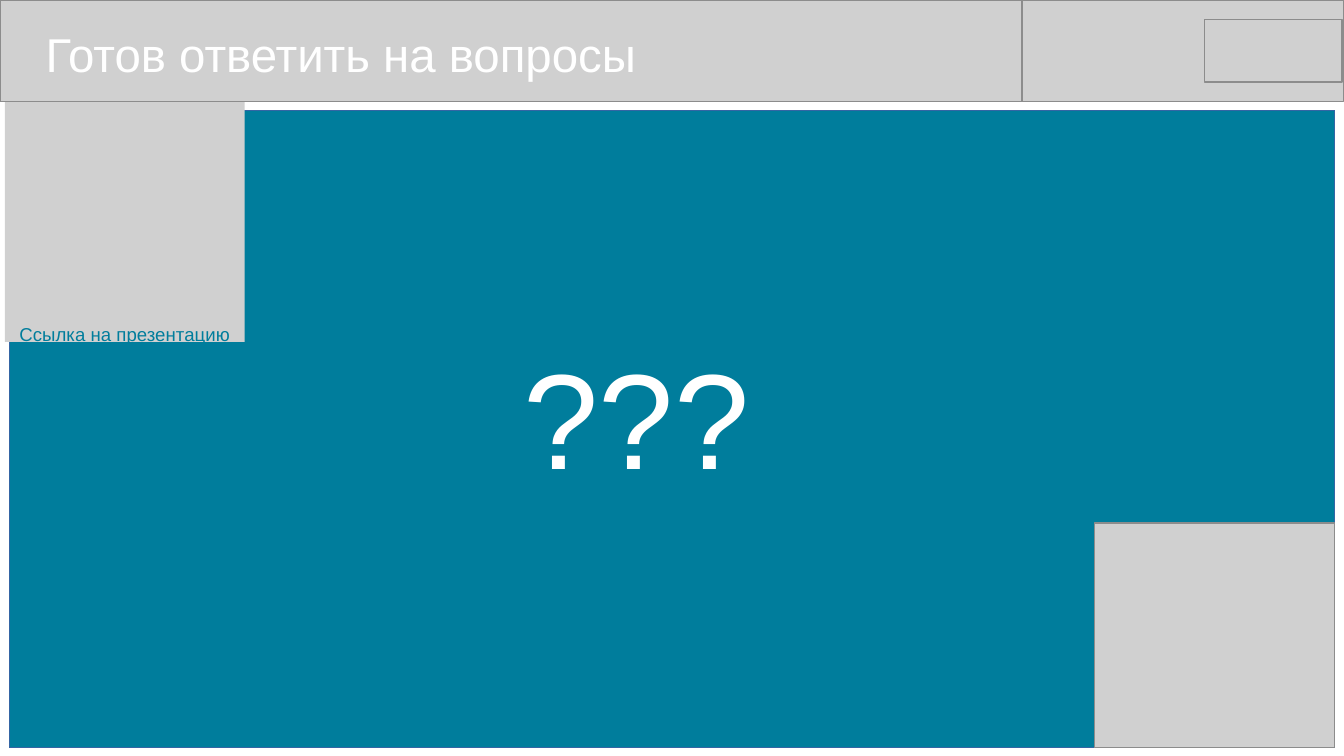
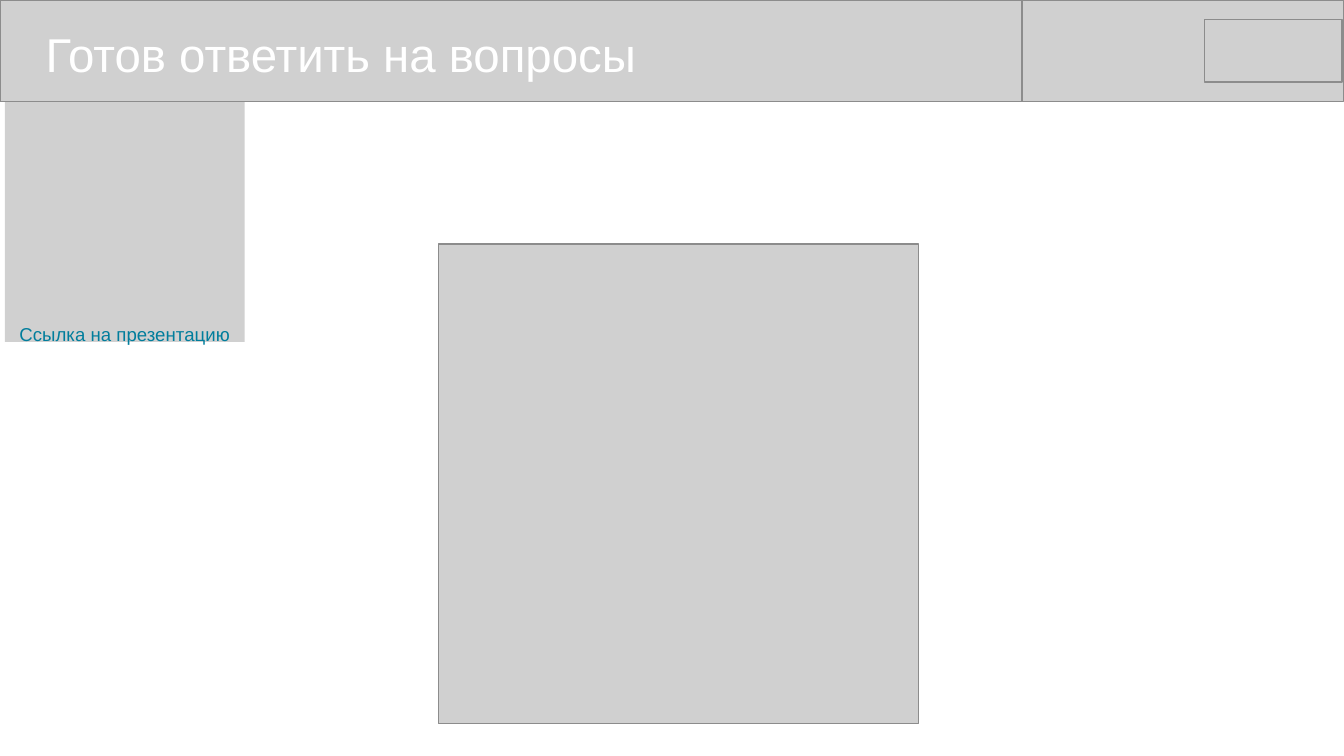
Before and after one commit to mike-shock/Go_language, a slide deck: slide 58 of Go_Preview.odp (slide 56 before the commit). Drawn at 1344x756 pixels with LibreOffice and Linux fonts; fonts in the diff are those of the drawing; grey boxes stand for pictures. Boxes give left, top, right and bottom in pixels: in the first picture for what was removed or moved away, otherwise in the second. Text is boxed around its words. In the diff, an @@ line names an element or a change of style, - is before the commit and + after.

```diff
--- a/Go_Preview.odp
+++ b/Go_Preview.odp
@@ rectangle removed at <box>10,111,1335,749</box> @@
@@ picture: place and size @@
-picture at <box>1095,523,1335,748</box>
+picture at <box>439,244,920,724</box>
@@ text removed at <box>481,328,794,491</box> @@
-???
```
Also in this commit, not shown: 3 other slides changed, 2 slides added, 3 other files.
